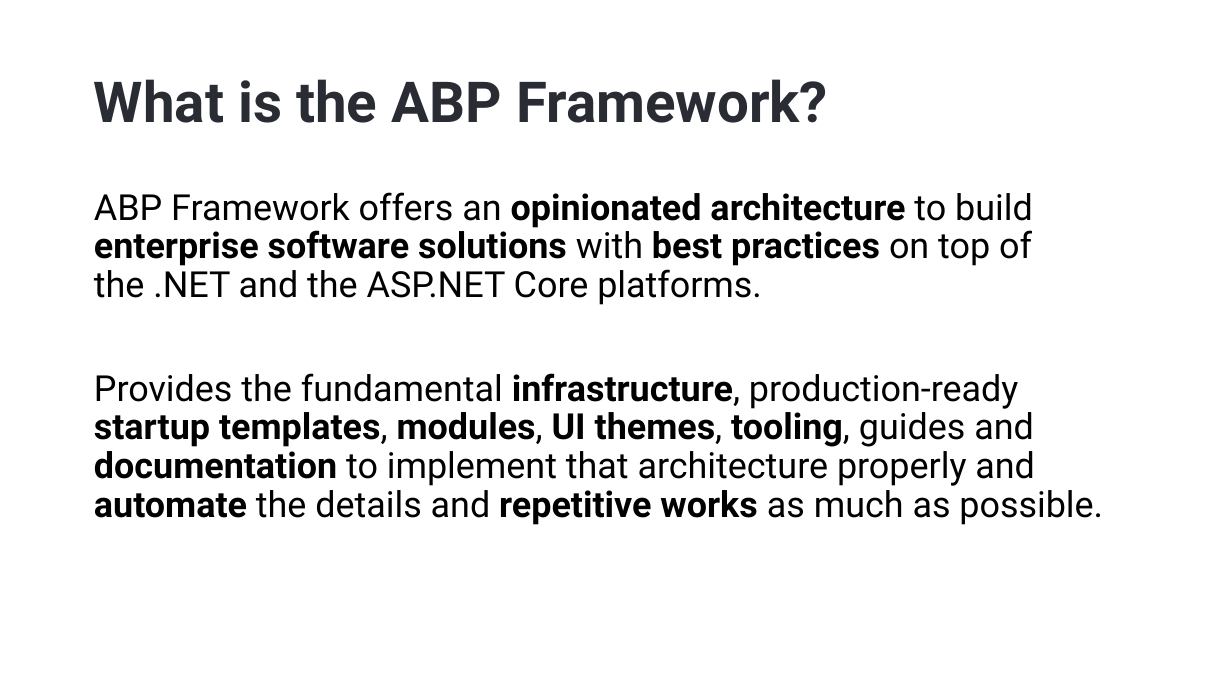
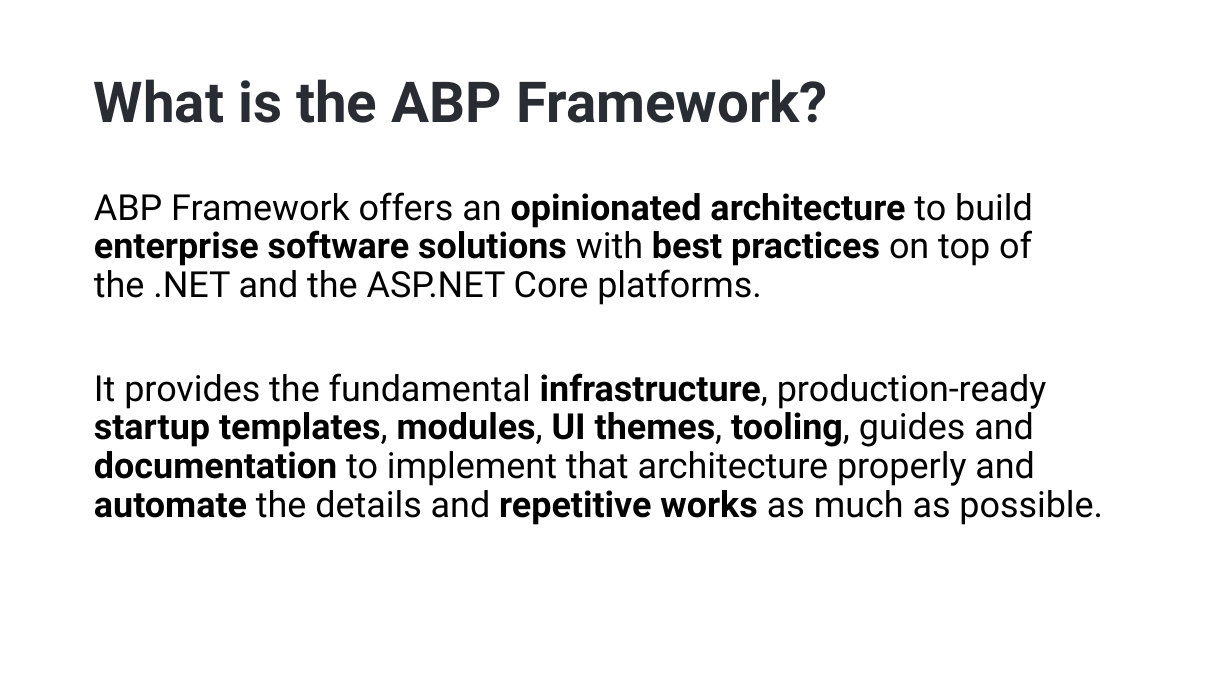
Before and after one commit to hikalkan/presentations, a slide deck: slide 4 of 2024-07-17 WeAreDevelopers Berlin/ABP.pptx. Drawn at 1232x693 pixels with LibreOffice and Linux fonts; fonts in the diff are those of the drawing; background and template pictures are left out. Boxes give left, top, right and bottom in pixels: in the first picture for what was removed or moved away, otherwise in the second. Text is boxed around its words. In the diff, an @@ line names an element or a change of style, - is before the commit and + after.

```diff
--- a/2024-07-17 WeAreDevelopers Berlin/ABP.pptx
+++ b/2024-07-17 WeAreDevelopers Berlin/ABP.pptx
@@ text at (x1=94, y1=373, x2=1103, y2=525): text changed @@
-Provides the fundamental infrastructure, production-ready startup templates, modules, UI themes, tooling, guides and documentation to implement that architecture properly and automate the details and repetitive works as much as possible.
+It provides the fundamental infrastructure, production-ready startup templates, modules, UI themes, tooling, guides and documentation to implement that architecture properly and automate the details and repetitive works as much as possible.
```
Also in this commit, not shown: 1 other slide changed, 3 slides added, 7 slides removed.
